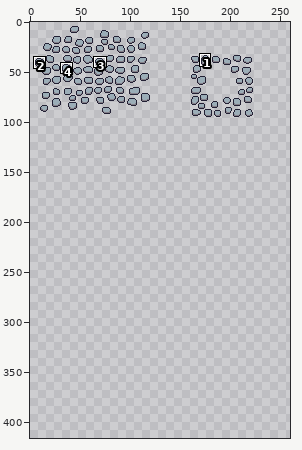
Pixel-art file -- objects/WIP/13/Floor Exploration/cobblestone1 .aseprite. Above: a wide view before the commit, with the close-up outlined.
Close-up. Before:
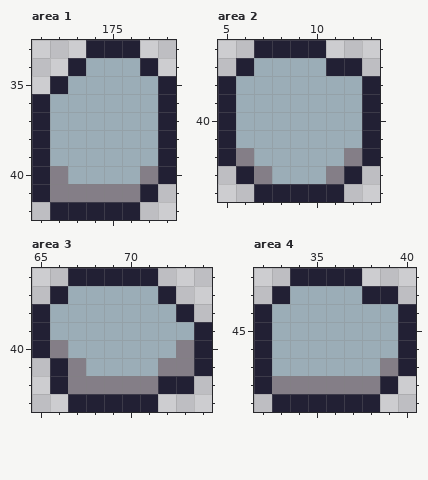
480x416 pixels, 1 frame. Colours within 5 levels of each other are drawn and written as one. Shown: area 1: x 171..178, y 33..42; area 2: x 5..13, y 36..44; area 3: x 65..74, y 36..43; area 4: x 32..40, y 42..49. The wide view leaves out empty margins. The commit also changed other parts of the picture, which this record leaves out.
And afterwards:
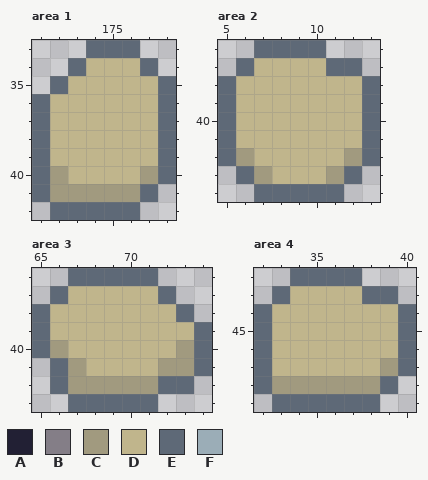
Palette (. is transparent): A #222034  B #847e87  C #a19a7f  D #c0b58c  E #5e6977  F #9badb7
From old to new:
Changed rows in their new state; - is an unchanged pixel.
Area 1:
first column x 171:
33 ---EEE--
34 --EDDDE-
35 -EDDDDDE
36 EDDDDDDE
37 EDDDDDDE
38 EDDDDDDE
39 EDDDDDDE
40 ECDDDDCE
41 ECCCCCE-
42 -EEEEE--
Area 2:
first column x 5:
36 --EEEE---
37 -EDDDDEE-
38 EDDDDDDDE
39 EDDDDDDDE
40 EDDDDDDDE
41 EDDDDDDDE
42 ECDDDDDCE
43 -ECDDDCE-
44 --EEEEE--
Area 3:
first column x 65:
36 --EEEEE---
37 -EDDDDDE--
38 EDDDDDDDE-
39 EDDDDDDDDE
40 ECDDDDDDCE
41 -ECDDDDCCE
42 -ECCCCCEE-
43 --EEEEE---
Area 4:
first column x 32:
42 --EEEE---
43 -EDDDDEE-
44 EDDDDDDDE
45 EDDDDDDDE
46 EDDDDDDDE
47 EDDDDDDCE
48 ECCCCCCE-
49 -EEEEEE--
Boxes around the changes in both close-ups, in picture pixels (x1, y1, x2, y2):
changed: (32, 40, 176, 220)
changed: (218, 40, 380, 202)
changed: (32, 268, 212, 412)
changed: (254, 268, 416, 412)
